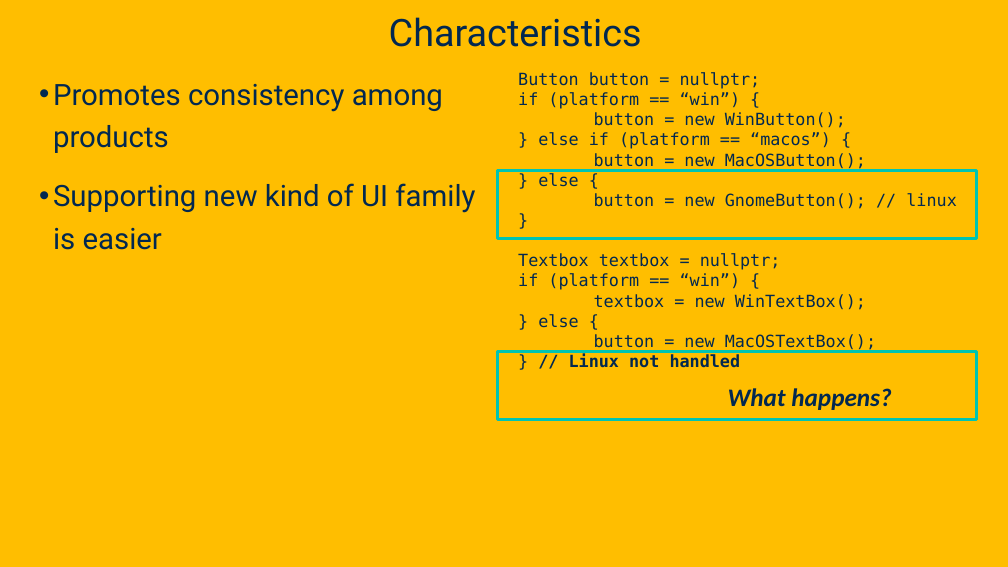
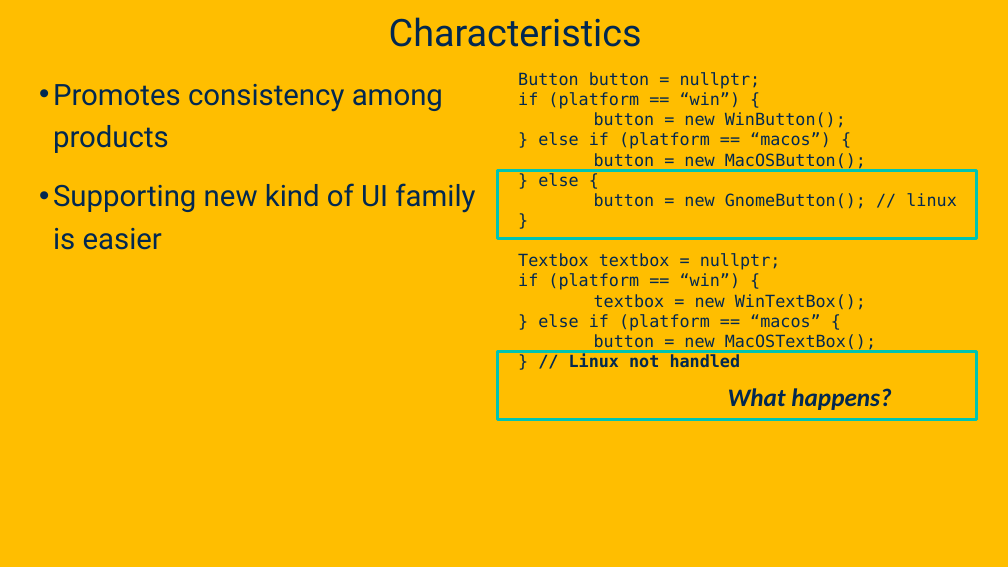
Before and after one commit to davsec-teaching/ecs160-f25, a slide deck: slide 27 of slides/8_design_patterns.pptx. Drawn at 1008x567 pixels with LibreOffice and Linux fonts; fonts in the diff are those of the drawing; background and template pictures are left out. Boxes give left, top, right and bottom in pixels: in the first picture for what was removed or moved away, otherwise in the second. Text is boxed around its words. In the diff, an @@ line names an element or a change of style, - is before the commit and + after.

Commit message:
update slides

```diff
--- a/slides/8_design_patterns.pptx
+++ b/slides/8_design_patterns.pptx
@@ text at bbox=[518, 253, 876, 368]: text changed @@
-Textbox textbox = nullptr;
-if (platform == “win”) {
-textbox = new WinTextBox();
-} else {
-button = new MacOSTextBox();
-} // Linux not handled
+Textbox textbox = nullptr;
+if (platform == “win”) {
+textbox = new WinTextBox();
+} else if (platform == “macos” {
+button = new MacOSTextBox();
+} // Linux not handled
```
Also in this commit, not shown: 20 other slides changed, 3 slides added.
